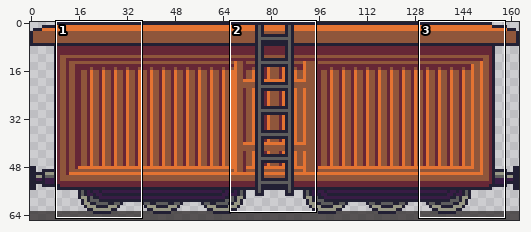
Sprite sheet -- src/assets/train3.png. The picture above shows the old version from afar; the outline marks the close-up.
Close-up. The starting point:
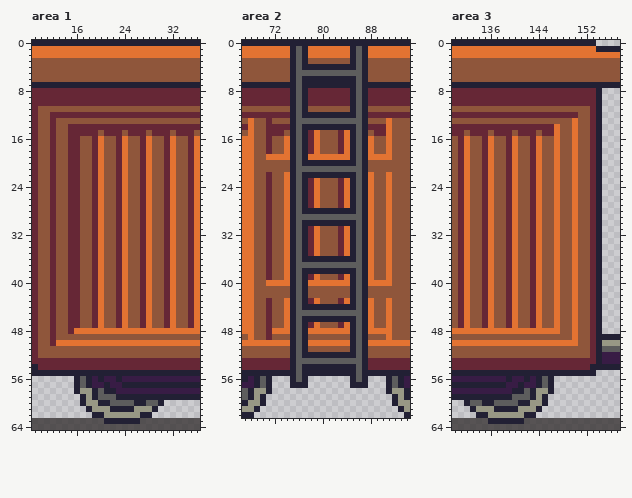
The file is 163x66 pixels. Shown: area 1: x 9..36, y 0..64; area 2: x 67..94, y 0..62; area 3: x 130..157, y 0..64.
New version:
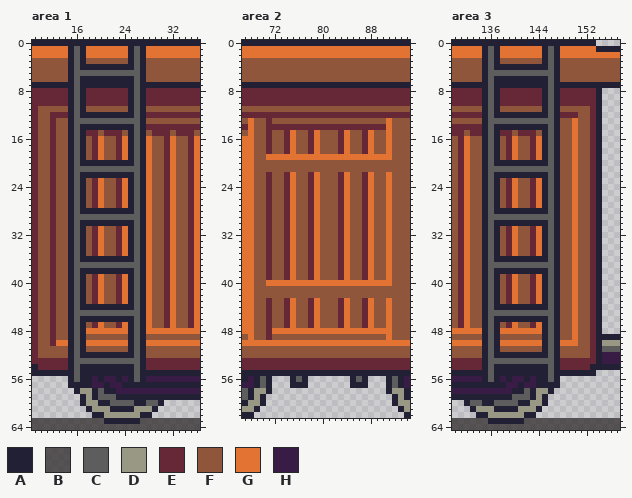
Palette (. is transparent): A #222034  B #363232c8  C #5d5d5d  D #989885  E #662736  F #8f563b  G #e37332  H #381c45
The exact change:
Changed rows in their new state; - is an unchanged pixel.
Area 1:
first column x 15:
 1 ACA-------ACA
 2 ACA-------ACA
 3 ACA-------ACA
 4 ACAAAAAAAAACA
 5 ACCCCCCCCCCCA
 6 ACAAAAAAAAACA
 7 -C---------C-
 8 ACA-------ACA
 9 ACA-------ACA
10 ACA-------ACA
11 ACA-------ACA
12 ACAAAAAAAAACA
13 ACCCCCCCCCCCA
14 ACAAAAAAAAACA
15 ACA-------ACA
16 ACA-------ACA
17 ACA-------ACA
18 ACA-------ACA
19 ACA-------ACA
20 ACAAAAAAAAACA
21 ACCCCCCCCCCCA
22 ACAAAAAAAAACA
23 ACA-------ACA
24 ACA-------ACA
25 ACA-------ACA
26 ACA-------ACA
27 ACA-------ACA
28 ACAAAAAAAAACA
29 ACCCCCCCCCCCA
30 ACAAAAAAAAACA
31 ACA-------ACA
32 ACA-------ACA
33 ACA-------ACA
34 ACA-------ACA
35 ACA-------ACA
36 ACAAAAAAAAACA
37 ACCCCCCCCCCCA
38 ACAAAAAAAAACA
39 ACA-------ACA
40 ACA-------ACA
41 ACA-------ACA
42 ACA-------ACA
43 ACA-------ACA
44 ACAAAAAAAAACA
45 ACCCCCCCCCCCA
46 ACAAAAAAAAACA
47 ACA-------ACA
48 ACA-------ACA
49 ACA-------ACA
50 ACA-------ACA
51 ACA-------ACA
52 ACAAAAAAAAACA
53 ACCCCCCCCCCCA
54 ACAAAAAAAAACA
55 -C---------C-
56 ACA-------ACA
57 A-A----------
Area 2:
first column x 72:
 1 ---GGG-------GGG---
 2 ---GGG-------GGG---
 3 ---FFF-------FFF---
 4 ---FFFFFFFFFFFFF---
 5 ---FFFFFFFFFFFFF---
 6 ---FFFFFFFFFFFFF---
 7 ----A---------A----
 8 ---EEE-------EEE---
 9 ---EEE-------EEE---
10 ---EEE-------EEE---
11 ---FFF-------FFF---
12 ---EEEEEEEEEEEEE---
13 ---FFFFFFFFFFFFF---
14 ---EEEEEEEEEEEEE---
15 FFEGFF-------FFEGFF
16 --EGFF-------FFE---
17 --EGFF-------FFE---
18 --EGFF-------FFE---
19 ---GGG-------GGG---
20 ---FFFFFFFFFFFFF---
21 ---FFFFFFFFFFFFF---
22 --EGFFEGFFFEGFFE---
23 --EGFF-------FFE---
24 --EGFF-------FFE---
25 --EGFF-------FFE---
26 --EGFF-------FFE---
27 --EGFF-------FFE---
28 --EGFFEGFFFEGFFE---
29 --EGFFEGFFFEGFFE---
30 --EGFFEGFFFEGFFE---
31 --EGFF-------FFE---
32 --EGFF-------FFE---
33 --EGFF-------FFE---
34 --EGFF-------FFE---
35 --EGFF-------FFE---
36 --EGFFEGFFFEGFFE---
37 --EGFFEGFFFEGFFE---
38 --EGFFEGFFFEGFFE---
39 --EGFF-------FFE---
40 ---GGG-------GGG---
41 ---FFF-------FFF---
42 ---FFF-------FFF---
43 --EGFF-------FFE---
44 --EGFFEGFFFEGFFE---
45 --EGFFEGFFFEGFFE---
46 --EGFFEGFFFEGFFE---
47 --EGFF-------FFE---
48 ---GGG-------GGG---
49 ---FFF-------FFF---
50 ---GGG-------GGG---
51 ---FFF-------FFF---
52 ---FFFFFFFFFFFFF---
53 ---EEEEEEEEEEEEE---
54 ---EEEEEEEEEEEEE---
55 ----A---------A----
Area 3:
first column x 135:
 1 ACA-------ACA
 2 ACA-------ACA
 3 ACA-------ACA
 4 ACAAAAAAAAACA
 5 ACCCCCCCCCCCA
 6 ACAAAAAAAAACA
 7 -C---------C-
 8 ACA-------ACA
 9 ACA-------ACA
10 ACA-------ACA
11 ACA-------ACA
12 ACAAAAAAAAACA
13 ACCCCCCCCCCCA
14 ACAAAAAAAAACA
15 ACA-------ACA
16 ACA-------ACA
17 ACA-------ACA
18 ACA-------ACA
19 ACA-------ACA
20 ACAAAAAAAAACA
21 ACCCCCCCCCCCA
22 ACAAAAAAAAACA
23 ACA-------ACA
24 ACA-------ACA
25 ACA-------ACA
26 ACA-------ACA
27 ACA-------ACA
28 ACAAAAAAAAACA
29 ACCCCCCCCCCCA
30 ACAAAAAAAAACA
31 ACA-------ACA
32 ACA-------ACA
33 ACA-------ACA
34 ACA-------ACA
35 ACA-------ACA
36 ACAAAAAAAAACA
37 ACCCCCCCCCCCA
38 ACAAAAAAAAACA
39 ACA-------ACA
40 ACA-------ACA
41 ACA-------ACA
42 ACA-------ACA
43 ACA-------ACA
44 ACAAAAAAAAACA
45 ACCCCCCCCCCCA
46 ACAAAAAAAAACA
47 ACA-------ACA
48 ACA-------ACA
49 ACA-------ACA
50 ACA-------ACA
51 ACA-------ACA
52 ACAAAAAAAAACA
53 ACCCCCCCCCCCA
54 ACAAAAAAAAACA
55 -C---------C-
56 ACA-------ACA
57 ----------A-A
Boxes around the changes in both close-ups, in picture pixels (x1, y1, x2, y2):
changed: (68, 46, 146, 388)
changed: (272, 46, 386, 376)
changed: (482, 46, 560, 388)
